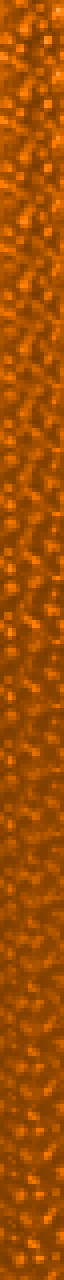
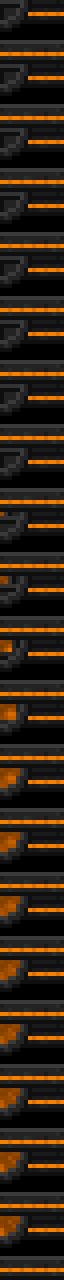
Layers edited between the first and the second 64×1280 image:
added layer "Machinery" above "Background" over [0, 0, 64, 1280]
